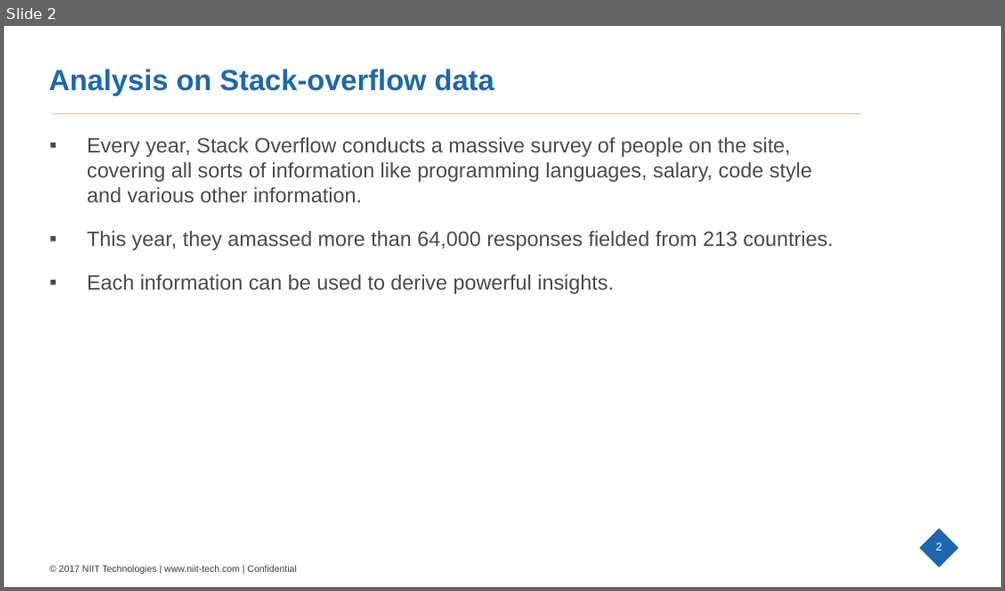
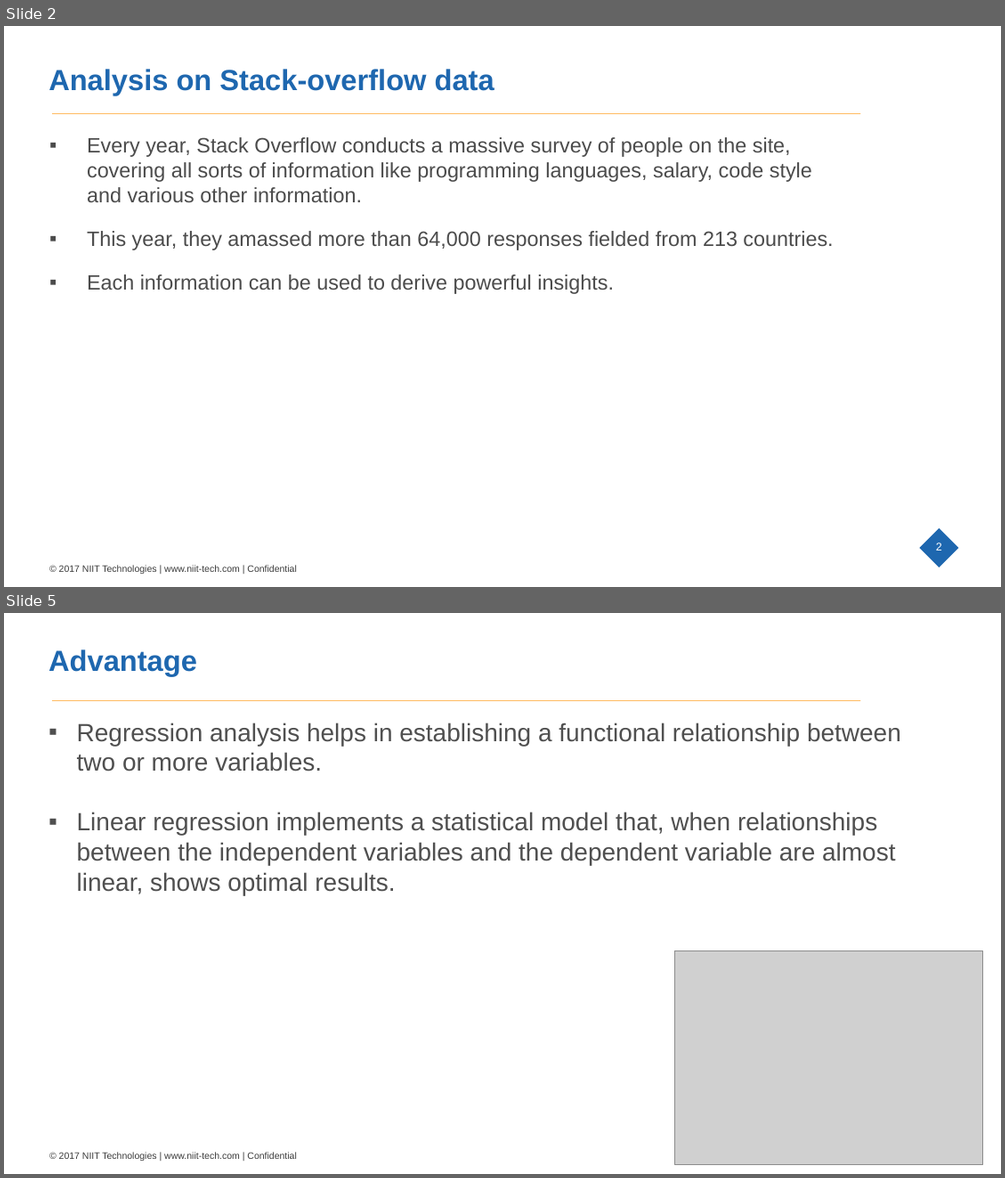
Before and after one commit to vibhortaneja/hackathon, a slide deck: stackoverflow.pptx. Shown one above the other, each under a label of ours: slide 2 before the commit, slides 2 and 5 after it; the slides between them are not shown. The pictures are 1005x591 and 1005x1178 pixels, drawn with LibreOffice and Linux fonts; fonts in the diff are those of the drawing; grey boxes stand for pictures; background and template pictures are left out. Boxes give left, top, right and bottom in pixels: in the first picture for what was removed or moved away, otherwise in the second. Text is boxed around its words. In the diff, an @@ line names an element or a change of style, - is before the commit and + after.

```diff
--- a/stackoverflow.pptx
+++ b/stackoverflow.pptx
@@ slide 5 added at box(4, 613, 1001, 1174), background #FFFFFF; not listed: 2 template elements that a slide beside it also shows @@
@@ text added at box(48, 649, 197, 676), 28 pt, text #1E67AF, bold @@
+Advantage
@@ text added at box(77, 722, 901, 895), 24 pt, text #4F4F4F @@
+▪ Regression analysis helps in establishing a functional relationship between two or more variables.
+▪ Linear regression implements a statistical model that, when relationships between the independent variables and the dependent variable are almost linear, shows optimal results.
@@ picture added at box(675, 950, 983, 1164) @@
```
Also in this commit, not shown: 2 slides changed, 3 other slides added, 5 slides removed.
